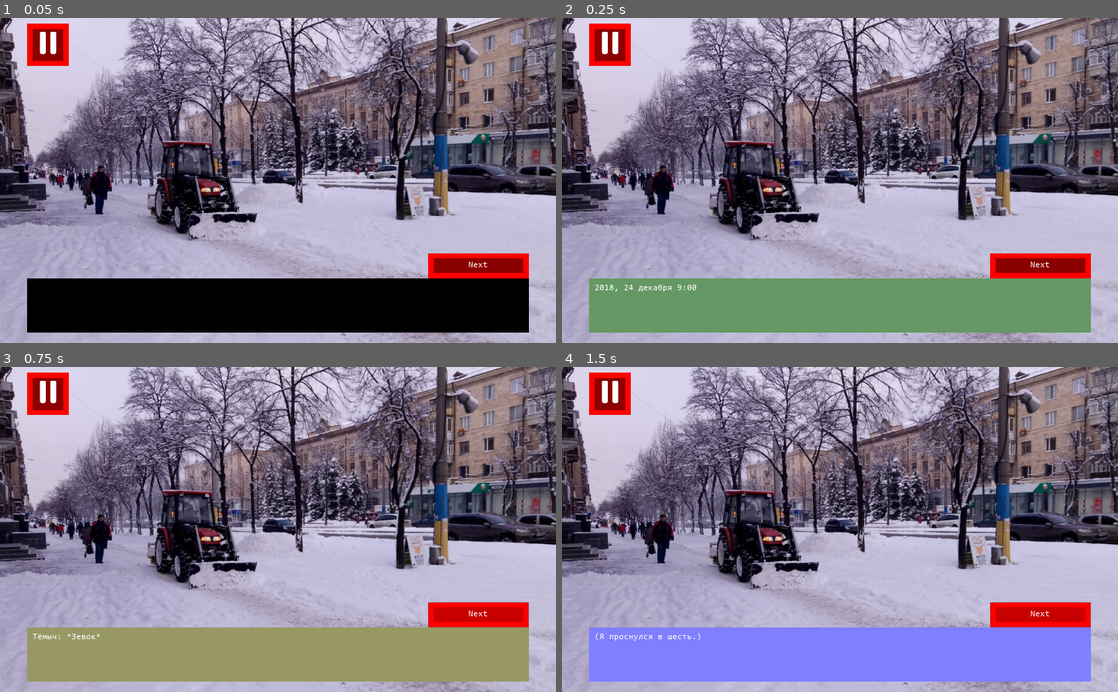
Above: before the commit, frames 1-4 (two rows, left to right).
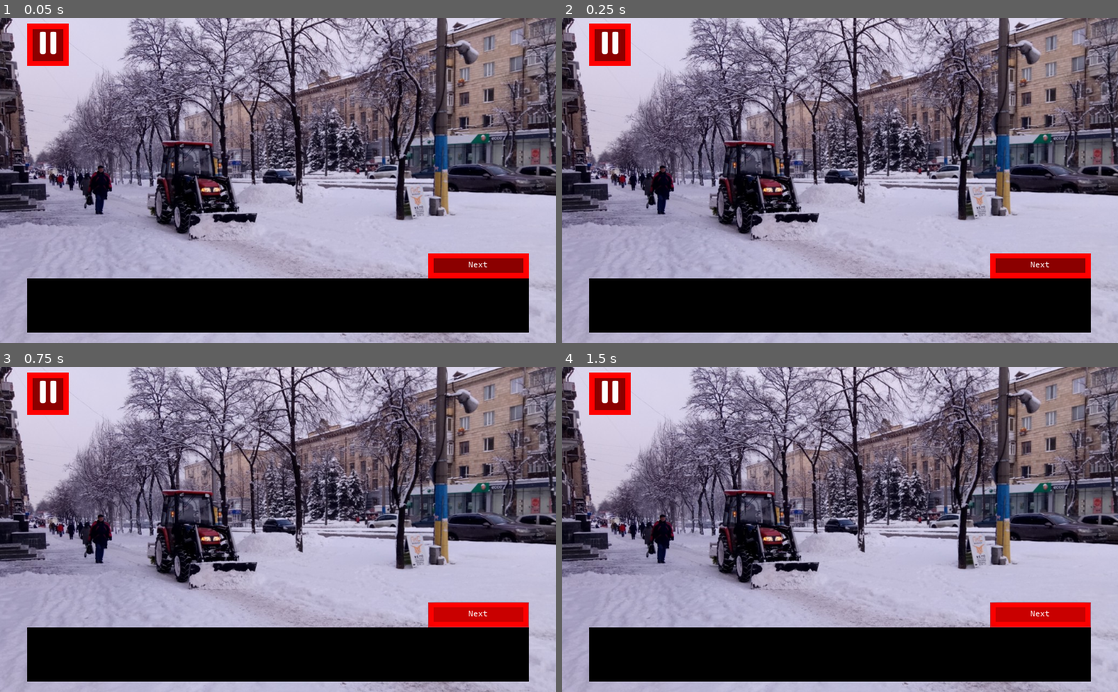
Above: after the commit, the same moments.

Repository: SuperTemich2005/dmre
Game: Godot game, scene res://scenes/dialogues/prologue/prologue.tscn
The game is run twice, just before and just after one commit, with the same random seed, the same clock (stepped at 60 frames per second) and the same inputs. This scene is started directly instead of the project's main scene.
Inputs:
- Up to frame 1 (0.05 s): no input
- Up to frame 2 (0.25 s): no input
- Up to frame 3 (0.75 s): click "Next" at 0.5 s
- Up to frame 4 (1.5 s): click "Next" at 1.25 s

Frame 1 is identical in both runs. In frame 2, 15% of the frame differs, in the area x 4-96%, y 80-97%; in frame 3, 15%; in frame 4, 15%.
Error after the commit: Invalid get index '0' (on base: 'Nil'). (res://scenes/gui/basic_dialogue.gd:29)

Commit message:
progress

Diff:
--- a/scenes/dialogues/prologue/prologue.gd
+++ b/scenes/dialogues/prologue/prologue.gd
@@ -6,7 +6,10 @@
 # var b = "text"
 
 var bogdan_pos = 0
+var dialogue
 var dialogue_ru
+var dialogue_en
+var dialogue_uk
 func _ready():
 	print("scene loaded")
 
@@ -108,7 +111,7 @@
 		"(Он даже выбирает между машинистом и милицейским)",
 		"(Для него, вероятно, проблемы с тачилой - выгода)",
 		"(Ибо на метро едем.)",
-		"Лёныч: О, А вот и станция как раз таки!",
+		"Лёныч: О, А вот и станция как раз таки!|W",
 		"Тёмыч: Если я правильно помню адрес того ДК, где устроили конкурс, то нам проехать надо до вокзальной.",
 		"Лёныч: Эта станция - Комунарівська?",
 		"Странно, но ведь это должна быть покровская...",
@@ -121,6 +124,151 @@
 		"Тёмыч: Да, мне тоже.",
 		"Кассир Фёдор: Да, конечно. 14 гривень.",
 		"Угу, держите.",
+		"Тёмыч: Что ж, пошли...",
+		"*Позже*|G",
+		"Лёныч: Что ж, ждём поезд...|W|Lenich default",
+		"Тёмыч: Эта и Вокзальная станции на колоннах стоят",
+		"Почему остальные станции не на колоннах, а в монотонных плитках?",
+		"А почему эта на колоннах, а не в монотонных плитках?",
+		"Не соблюли стиль архитекторы, а жаль.",
+		"Лёныч: А в Харькове есть огромезная станция с флагом Украины по диагонали растянутым.",
+		"Тёмыч: Мы только в Харькове не были...",
+		"Лёныч: Угу. Я очень хочу и туда съехать.",
+		"Проездиться по каждой станции в том метро!",
+		"Блин, жалко что у нас в Украине так мало метрополитенов...",
+		"Тёмыч: Опа, а вот и вагончик подъехал!",
+		"Диктор: Обережно, двері закриваються.",
+		"Лёныч: Ого, уже? Быстрее, забегаем!",
+		"*ПОЗЖЕ*|G",
+		"",
+	]
+	dialogue_en = [
+		"2018, December 24th, 9 AM|G",
+		"Temich: *Yawn*|Y|-|PLAY intro_1",
+		"(I woke up at 6 AM)|B",
+		"(WHAT FOR?!)",
+		"(Whatever)",
+		"(Ah, come on, we're at the middle of winter)",
+		"(I think that my guitar is freeze- and bulletproof)",
+		"(But everyone thinks, for some solid reasons surely, that blizzard wears guitar off quickly)",
+		"(If so, why hosting that guitarists contest at this exact moment? Is that some kind of plan to destroy Zaporizhzhya's guitarists' guitars?)",
+		"(...At any rate, I don't care very much...)",
+		"(My name is Artem Zinets Artemovich, I'm 6-grader at Lyceum No. 99)",
+		"(Which is commonly mistaken for ZML#99)",
+		"(One of our neighbour schools with almost same name)",
+		"(I am guitarist with some *outstanding* skills)",
+		"(Not only I can play pieces that're 3 grades above me)",
+		"(But I can also--)|B|-|STOP",
+		"???: Hello, captain!|W|Lenich default",
+		"Temich: Ah, Lenich, hello, long time no see...|W|Lenich default|PLAY lenich_theme",
+		"???: How's it going, mate?",
+		"Temich: Not bad so far...",
+		"Uh, yeah...",
+		"(This is Leonid, or Lenich, my friend and a partner)|B",
+		"(With whom we play guitars in duet and travel around Ukraine for concerts)",
+		"(We've came around numerous cities and won many contests)",
+		"(That's why I believe that if one's school life is rich and interesting, then the one's in arts school)",
+		"(Anyways, Lenich is a huge fan of militia, just like Egorich, my school friend)",
+		"(Although Egorich's more like general army's fan, while Lenich is more specified)",
+		"Lenich: So, Temich|W",
+		"You look sleepy.",
+		"Temich: (But of course...)|B",
+		"Lenich: Did you take any time to practice?|W",
+		"I didn't do much in these 2 days.",
+		"Temich: Well, we had equally *no* time to prepare",
+		"So I, as well",
+		"*have not* prepared",
+		"(Lol)|B",
+		"Lenich: I hope that you haven't forgotten your guitar.|W",
+		"Temich: Well, I hope that you see this contrabass hanging from my back.",
+		"I didn't, absolutely, forgot the most important tool I'd ever need for such occassions",
+		"By the way, Lenich",
+		"Lenich: M?",
+		"Temich: What did you have for breakfast?",
+		"Lenich: Eheh, meatballs...!",
+		"Temich: With mashed potatoes, I trust?",
+		"(I'm not following the original meme's template, not to mention that it sounds awful in English, but whatever)|B",
+		"Lenich: And bread!|W",
+		"Temich: White one?",
+		"Lenich: Nah, that grey one, grey one!",
+		"Greeeeeey one!",
+		"Temich: (Spare my English)|B",
+		"(As well as this not-so-good wannabe-pun)",
+		"Temich: Hobana, 'limousine' have finally arrived!|W",
+		"Lenich: Weird, the autobus to carry contestants, have arrived,",
+		"But Irina Nikolaevna haven't...",
+		"Temich: Pray tell, if we're departing for guitarists' contest,",
+		"What are dancers doing here?",
+		"Lenich: Maybe, it's more like 'arts schools contest' than 'guitarist contest'?",
+		"Like, for everybody",
+		"Temich: Maybe.",
+		"At any rate, all we can do is hop in, so let's hop in",
+		"*Later on*|G|-|STOP STOP",
+		"Temich: Where is the map leading us?\nLenich: To the Dnipro.|W",
+		"Temich: La-la-la\nLenich: La-la-la-la-la-laaaaaaa",
+		"Temich: (*sigh* I haven't slept for a week)|B",
+		"(Just the day before yesterday, that week ended)",
+		"(That week when my cats and teachers were hunting me down)",
+		"(Forcing me to not sleep for week)",
+		"(I WANT TO TAKE A NAP)",
+		"(AAAA)",
+		"*hrr*|Y",
+		"Lenich: What? Temich! It's not time to fall asleep!|W",
+		"Temich: hrr......",
+		"1 PM, Temich's dream|B",
+		"Temich: Begone, thy fouls!|W",
+		"Neither now, neither later on, neither on this exact balcony, you'll never get me!",
+		"Haven't you realized that much, fools?",
+		"...",
+		"...",
+		"...",
+		"Begone, thy horrid fools!",
+		"Temich...",
+		"Temich...!",
+		"Temich: (Uh, what's going on...?)|B",
+		"Lenich: TEMICH!!!|W",
+		"Temich: A!",
+		"What's happening? Mate, what in the...?",
+		"What? Where?",
+		"Lenich: Car've stopped.|W|-|PLAY lenich_theme",
+		"Temich: Why so?",
+		"Lenich: Driver's not sure, it've got something to do with tires or exhaust.",
+		"Anyways, one thing for sure, we'll reach our destination by...",
+		"...Metro!",
+		"Temich: Oh, cool.",
+		"(Lenich worships metro)|B",
+		"(Worships enough to choose between policeman and metro train driver as his future occupation)",
+		"(Looks like he absolutely doesn't mind our bus getting busted.)",
+		"(After all, that's metro!)",
+		"Lenich: What a perfect timing for a station to come on sight!|W",
+		"Temich: If I'm not mistaken, that CH where the contest is being hosted is near Wokzalnaya station",
+		"Lenich: 'Komunarivska' station?",
+		"Weird, I though it's 'Pokrovska' station...",
+		"Temich: Well, who knows how are those station made...",
+		"Lenich: Ah, wait, I've almost forgot that 'Pokrovska' have just been renamed from 'Komunarivska'. False alert.",
+		"*Later*|G",
+		"Temich: Oh, it's warm here|W",
+		"Lenich: Absolutely.",
+		"Good afternoon, I'd like to buy a metro token|W|Fedor default",
+		"Temich: And one for me as well.",
+		"Fedor the cashier: Okay, that'll be 14 grivnas for you.",
+		"Ah, I see. Here you go.",
+		"Temich: Okay, let's go...",
+		"*Later*|G",
+		"Lenich: So, let's wait for the train...|W|Lenich default",
+		"Temich: I wonder, why does this station and 'Wokzalnaya' one are built on these pillars",
+		"While the rest of Dnipro metro's stations are made out of monotone plates?",
+		"Like, this one could be built with plates as well?",
+		"Architect's didn't care much about the style, huh?",
+		"Лёныч: А в Харькове есть огромезная станция с флагом Украины по диагонали растянутым.",
+		"Тёмыч: Мы только в Харькове не были...",
+		"Лёныч: Угу. Я очень хочу и туда съехать.",
+		"Проездиться по каждой станции в том метро!",
+		"Блин, жалко что у нас в Украине так мало метрополитенов...",
+		"Тёмыч: Опа, а вот и вагончик подъехал!",
+		"Диктор: Обережно, двері закриваються.",
+		"Лёныч: Ого, уже? Быстрее, забегаем!",
+		"*ПОЗЖЕ*|G",
 		"",
 	]
 
@@ -141,6 +289,10 @@
 		$Characters/Lenich.show()
 		$Background.scale = Vector2(1.1,1.1)
 		$Background.animation = "BeforeMetro"
+	elif $DialogueSystem.cur == 118-14:
+		$Background.animation = "InMetro"
+	elif $DialogueSystem.cur == 140-14:
+		get_tree().change_scene("res://scenes/dialogues/prologue/prologue2.tscn")
 
 
 func _input(event):
--- /dev/null
+++ b/scenes/dialogues/prologue/prologue2.gd
@@ -0,0 +1,25 @@
+extends Node2D
+
+
+# Declare member variables here. Examples:
+# var a = 2
+# var b = "text"
+
+var dialogue_ru
+func _ready():
+	print("scene loaded")
+
+	dialogue_ru = [
+		"",
+	]
+
+
+func _process(delta):
+	if $DialogueSystem.cur == 0:
+		pass
+
+
+func _input(event):
+	if event is InputEventKey:
+		if Input.is_action_just_pressed("ui_up"):
+			$DialogueSystem.cur = 50
--- /dev/null
+++ b/scenes/dialogues/prologue/prologue2.tscn
@@ -0,0 +1,33 @@
+[gd_scene load_steps=7 format=2]
+
+[ext_resource path="res://sprites/backgrounds/aintro2_bg.jpg" type="Texture" id=1]
+[ext_resource path="res://scenes/gui/basic_dialogue.tscn" type="PackedScene" id=2]
+[ext_resource path="res://scenes/dialogues/prologue/prologue2.gd" type="Script" id=3]
+[ext_resource path="res://scenes/characters/lenich.tscn" type="PackedScene" id=4]
+[ext_resource path="res://scenes/characters/fedor.tscn" type="PackedScene" id=9]
+
+[sub_resource type="SpriteFrames" id=1]
+animations = [ {
+"frames": [ ExtResource( 1 ) ],
+"loop": true,
+"name": "default",
+"speed": 5.0
+} ]
+
+[node name="Node2D" type="Node2D"]
+script = ExtResource( 3 )
+
+[node name="Background" type="AnimatedSprite" parent="."]
+position = Vector2( 511.52, 290.409 )
+scale = Vector2( 0.808466, 0.808466 )
+frames = SubResource( 1 )
+
+[node name="Characters" type="Node2D" parent="."]
+
+[node name="Lenich" parent="Characters" instance=ExtResource( 4 )]
+visible = false
+
+[node name="Fedor" parent="Characters" instance=ExtResource( 9 )]
+visible = false
+
+[node name="DialogueSystem" parent="." instance=ExtResource( 2 )]
--- a/scenes/gui/basic_dialogue.gd
+++ b/scenes/gui/basic_dialogue.gd
@@ -8,7 +8,16 @@
 var cur = 0
 # Called when the node enters the scene tree for the first time.
 func _ready():
-	pass
+	match TranslationServer.get_locale():
+		"en":
+			get_parent().dialogue = get_parent().dialogue_en
+			print("Switching dialogue language to english")
+		"ru":
+			get_parent().dialogue = get_parent().dialogue_ru
+			print("Switching dialogue language to russian")
+		"uk":
+			get_parent().dialogue = get_parent().dialogue_uk
+			print("Switching dialogue language to ukrainian")
 
 
 # Called every frame. 'delta' is the elapsed time since the previous frame.
@@ -17,25 +26,25 @@
 
 
 func parser():
-	$DialogueBox/ShowText.text = get_parent().dialogue_ru[cur].split("|")[0]
-	if get_parent().dialogue_ru[cur].split("|").size() > 1:
-		if get_parent().dialogue_ru[cur].split("|")[1] == "B":
+	$DialogueBox/ShowText.text = get_parent().dialogue[cur].split("|")[0]
+	if get_parent().dialogue[cur].split("|").size() > 1:
+		if get_parent().dialogue[cur].split("|")[1] == "B":
 			$DialogueBox.color = Color(0.5,0.5,1)
-		elif get_parent().dialogue_ru[cur].split("|")[1] == "Y":
+		elif get_parent().dialogue[cur].split("|")[1] == "Y":
 			$DialogueBox.color = Color(0.6,0.6,0.4)
-		elif get_parent().dialogue_ru[cur].split("|")[1] == "G":
+		elif get_parent().dialogue[cur].split("|")[1] == "G":
 			$DialogueBox.color = Color(0.4,0.6,0.4)
-		elif get_parent().dialogue_ru[cur].split("|")[1] == "W":
+		elif get_parent().dialogue[cur].split("|")[1] == "W":
 			$DialogueBox.color = Color(0,0,0)
-		if get_parent().dialogue_ru[cur].split("|").size() > 2:
-			if get_parent().dialogue_ru[cur].split("|")[2] != "-":
-				get_parent().get_node("Characters/"+get_parent().dialogue_ru[cur].split("|")[2].split(" ")[0]+"/Sprite").animation = get_parent().dialogue_ru[cur].split("|")[2].split(" ")[1]
+		if get_parent().dialogue[cur].split("|").size() > 2:
+			if get_parent().dialogue[cur].split("|")[2] != "-":
+				get_parent().get_node("Characters/"+get_parent().dialogue[cur].split("|")[2].split(" ")[0]+"/Sprite").animation = get_parent().dialogue[cur].split("|")[2].split(" ")[1]
 				for i in range(get_parent().get_node("Characters").get_child_count()):
 					get_parent().get_node("Characters").get_children()[i].hide()
-				get_parent().get_node("Characters/"+get_parent().dialogue_ru[cur].split("|")[2].split(" ")[0]).show()
-			if get_parent().dialogue_ru[cur].split("|").size() > 3:
-				if get_parent().dialogue_ru[cur].split("|")[3].split(" ")[0] == "PLAY":
-					$BGM.set_stream(load("res://music/"+get_parent().dialogue_ru[cur].split("|")[3].split(" ")[1]+".ogg"))
+				get_parent().get_node("Characters/"+get_parent().dialogue[cur].split("|")[2].split(" ")[0]).show()
+			if get_parent().dialogue[cur].split("|").size() > 3:
+				if get_parent().dialogue[cur].split("|")[3].split(" ")[0] == "PLAY":
+					$BGM.set_stream(load("res://music/"+get_parent().dialogue[cur].split("|")[3].split(" ")[1]+".ogg"))
 					$BGM.play()
 				else:
 					$BGM.stop()
--- a/scenes/main_menu.tscn
+++ b/scenes/main_menu.tscn
@@ -969,7 +969,7 @@
 visible = false
 position = Vector2( 482.247, 118.794 )
 frames = SubResource( 3 )
-frame = 2
+frame = 4
 playing = true
 
 [node name="Version" type="Label" parent="Logotype"]
Binary file added: sprites/backgrounds/aintro2_bg.jpg
Not shown, added: sprites/backgrounds/aintro2_bg.jpg.import
Binary file added: sprites/backgrounds/scale_2400.webp
Not shown, added: sprites/backgrounds/scale_2400.webp.import
